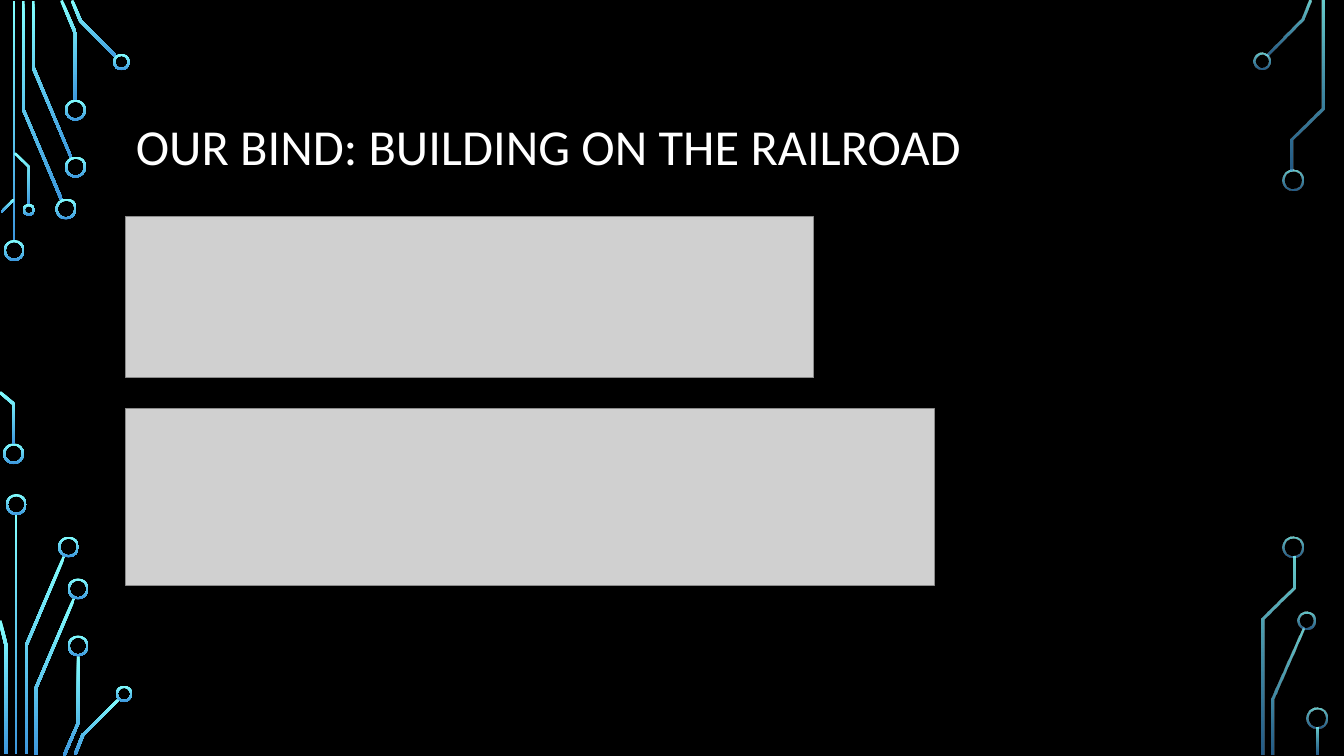
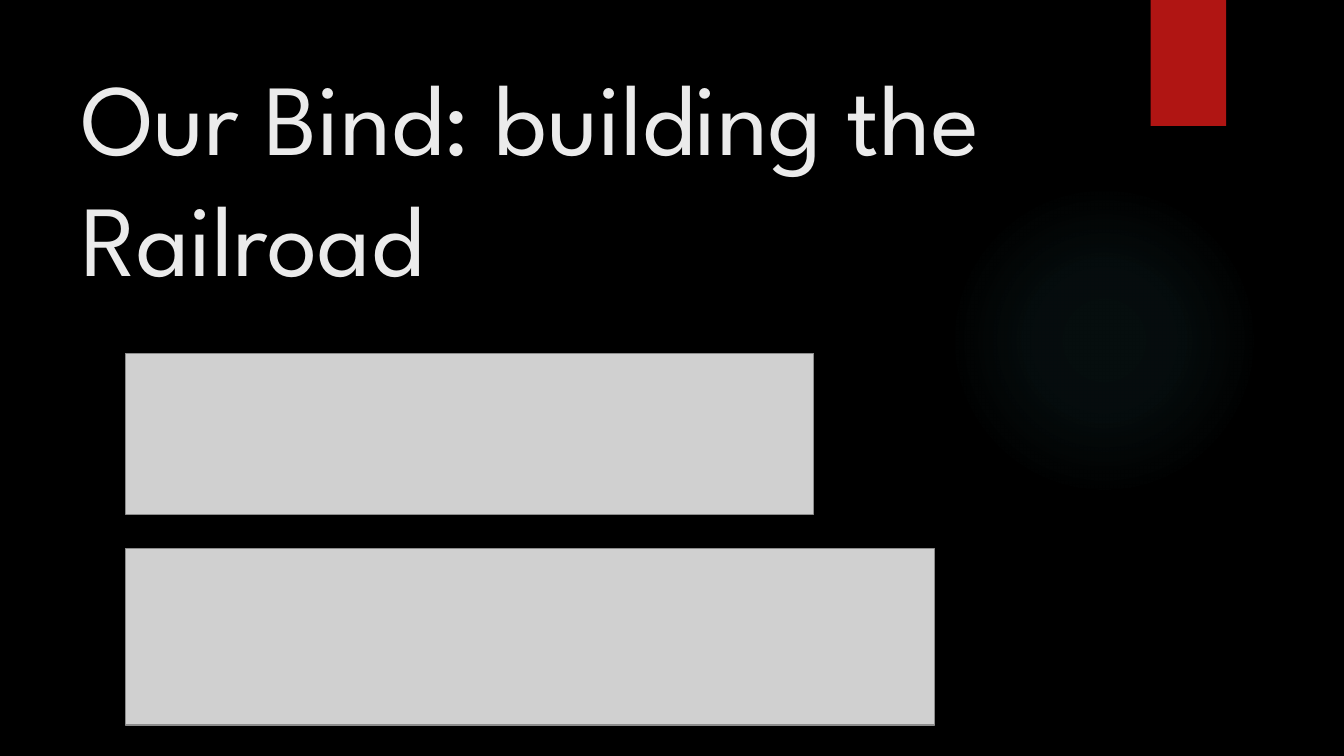
Before and after one commit to daleardi/roptalk, a slide deck: slide 18 of Monadic Error Handling Final.pptx. Drawn at 1344x756 pixels with LibreOffice and Linux fonts; fonts in the diff are those of the drawing; grey boxes stand for pictures; background and template pictures are left out. Boxes give left, top, right and bottom in pixels: in the first picture for what was removed or moved away, otherwise in the second. Text is boxed around its words. In the diff, an @@ line names an element or a change of style, - is before the commit and + after.

Commit message:
changed font size

```diff
--- a/Monadic Error Handling Final.pptx
+++ b/Monadic Error Handling Final.pptx
@@ rectangle added at bbox=[1150, 0, 1226, 126], fill #B01513 @@
@@ title "Our Bind: building the Railroad" at bbox=[81, 85, 979, 278]: vertical alignment middle to top @@
@@ title at bbox=[81, 85, 979, 278]: text changed; size 36 to 72 pt; font Calibri to League Spartan; text colour #FFFFFF to #EBEBEB @@
-OUR BIND: BUILDING ON THE RAILROAD
+Our Bind: building the Railroad
@@ picture: place and size @@
-picture at bbox=[126, 217, 814, 378]
+picture at bbox=[126, 353, 814, 514]
@@ picture: place and size @@
-picture at bbox=[126, 408, 935, 585]
+picture at bbox=[126, 548, 935, 725]
@@ group removed at bbox=[0, 0, 1328, 756]: 33 freeform shapes, 3 rectangles @@
```
Also in this commit, not shown: 40 other slides changed.
